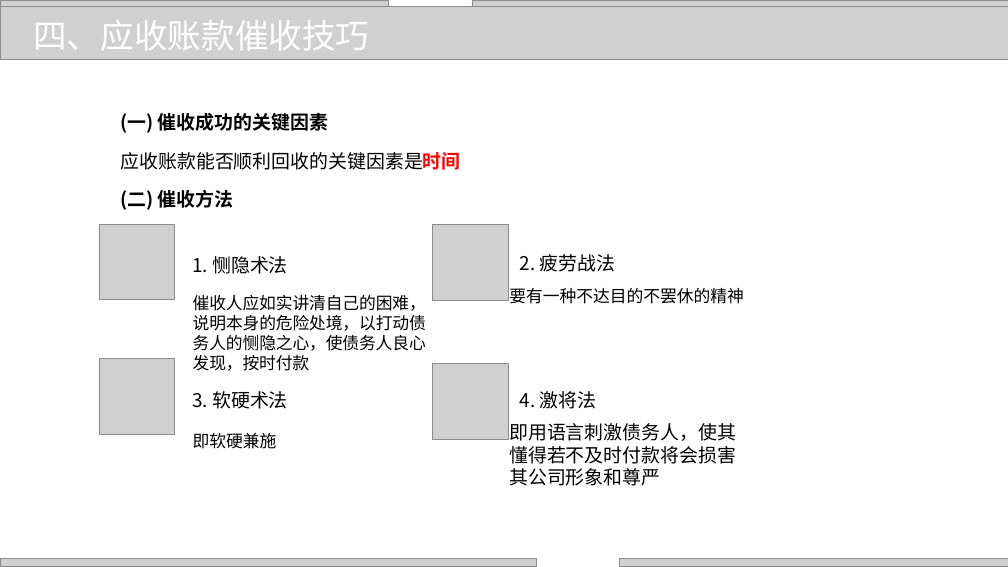
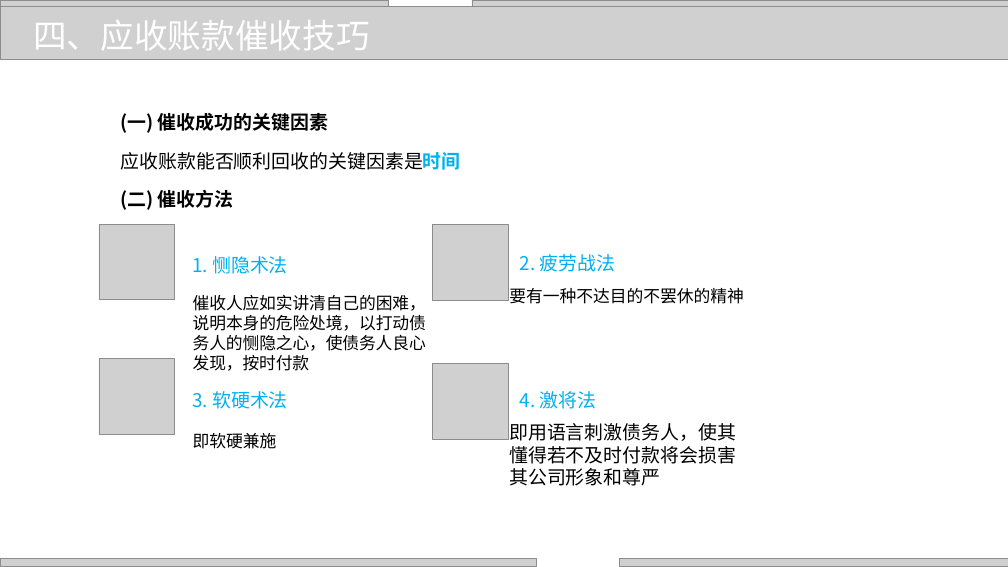
Before and after one commit to zhangjianzhang/internet_credit, a slide deck: slide 32 of files/slides/lecture_11.pptx. Drawn at 1008x567 pixels with LibreOffice and Linux fonts; fonts in the diff are those of the drawing; grey boxes stand for pictures; background and template pictures are left out. Boxes give left, top, right and bottom in pixels: in the first picture for what was removed or moved away, otherwise in the second. Text is boxed around its words. In the diff, an @@ line names an element or a change of style, - is before the commit and + after.

```diff
--- a/files/slides/lecture_11.pptx
+++ b/files/slides/lecture_11.pptx
@@ text "应收账款能否顺利回收的关键因素是时间" at box(121, 152, 461, 170): text colour #FF0000 to #00B0F0 in "应收账款能否顺利回收的关键因素是时间" @@
@@ text colour #000000 to #00B0F0 in 4 elements at box(192, 256, 288, 274), box(520, 254, 616, 272), box(192, 391, 288, 409), box(520, 391, 597, 409) @@
```
Also in this commit, not shown: 23 other slides changed, 5 other files.
